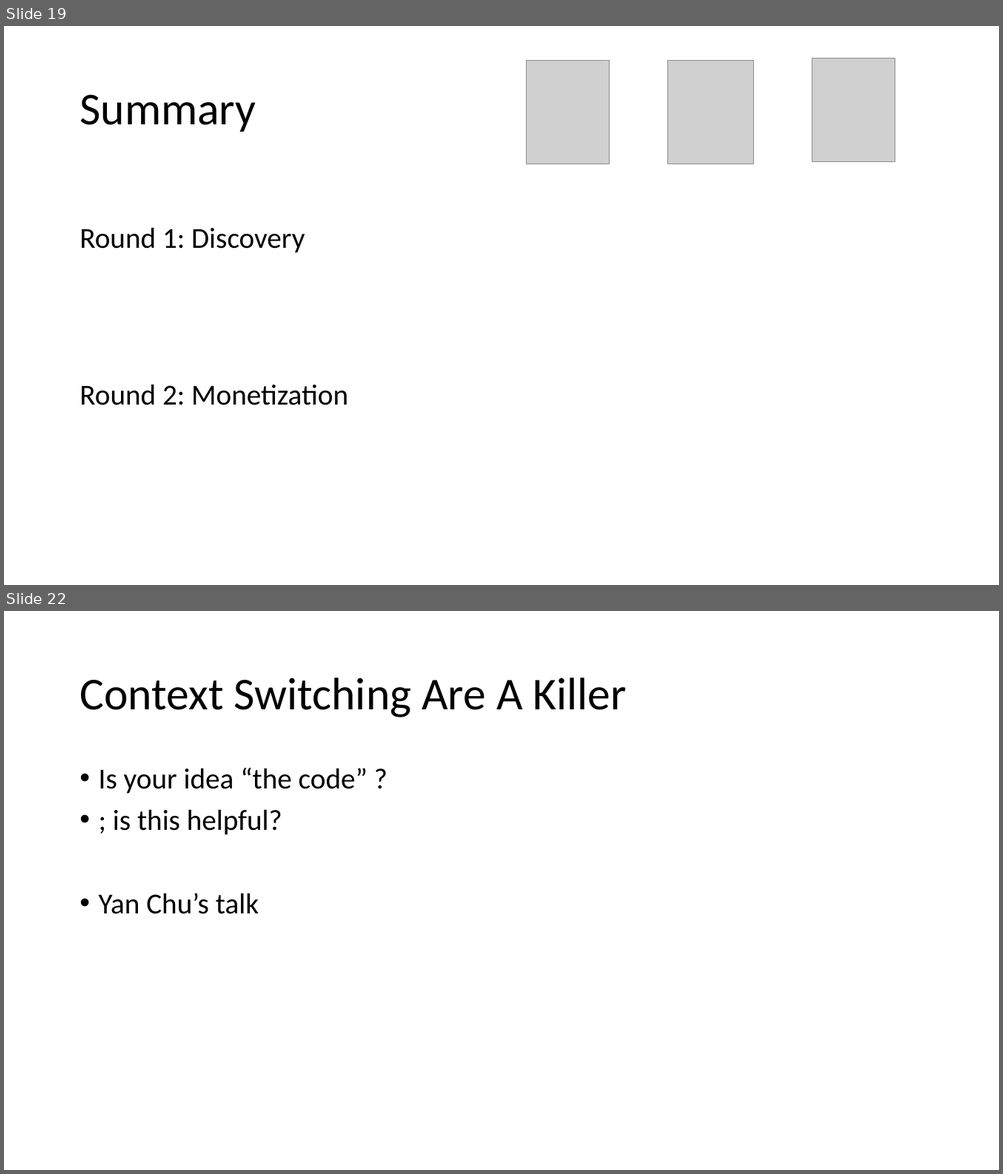
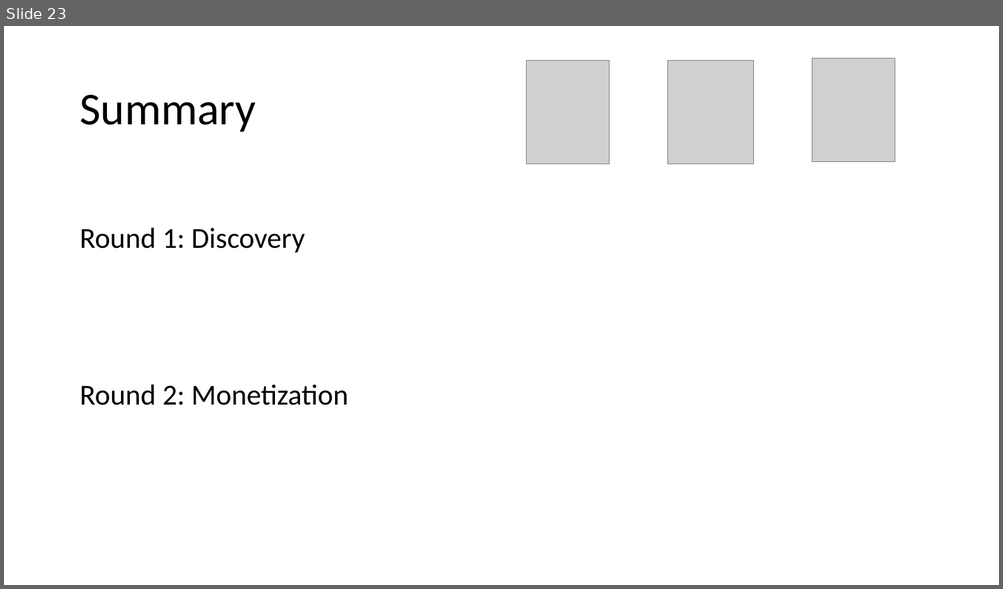
Before and after one commit to jamessdixon/REPL-Driven-Development, a slide deck: REPL-Driven-Development.pptx. Shown one above the other, each under a label of ours: slides 19 and 22 before the commit, slide 23 after it; the slides between them are not shown. The pictures are 1003x1174 and 1003x589 pixels, drawn with LibreOffice and Linux fonts; fonts in the diff are those of the drawing; grey boxes stand for pictures. Boxes give left, top, right and bottom in pixels: in the first picture for what was removed or moved away, otherwise in the second. Text is boxed around its words. In the diff, an @@ line names an element or a change of style, - is before the commit and + after.

```diff
--- a/REPL-Driven-Development.pptx
+++ b/REPL-Driven-Development.pptx
@@ slide 22 removed at bbox=[4, 611, 999, 1170], background #FFFFFF @@
@@ title removed at bbox=[79, 678, 626, 718] @@
-Context Switching Are A Killer
@@ text removed at bbox=[99, 768, 367, 914] @@
-• Is your idea “the code” ?
-• ; is this helpful?
-• Yan Chu’s talk
@@ what was slide 19 is now slide 23 @@
```
Also in this commit, not shown: 3 slides changed, 12 slides added, 7 other slides removed, 1 other file.
